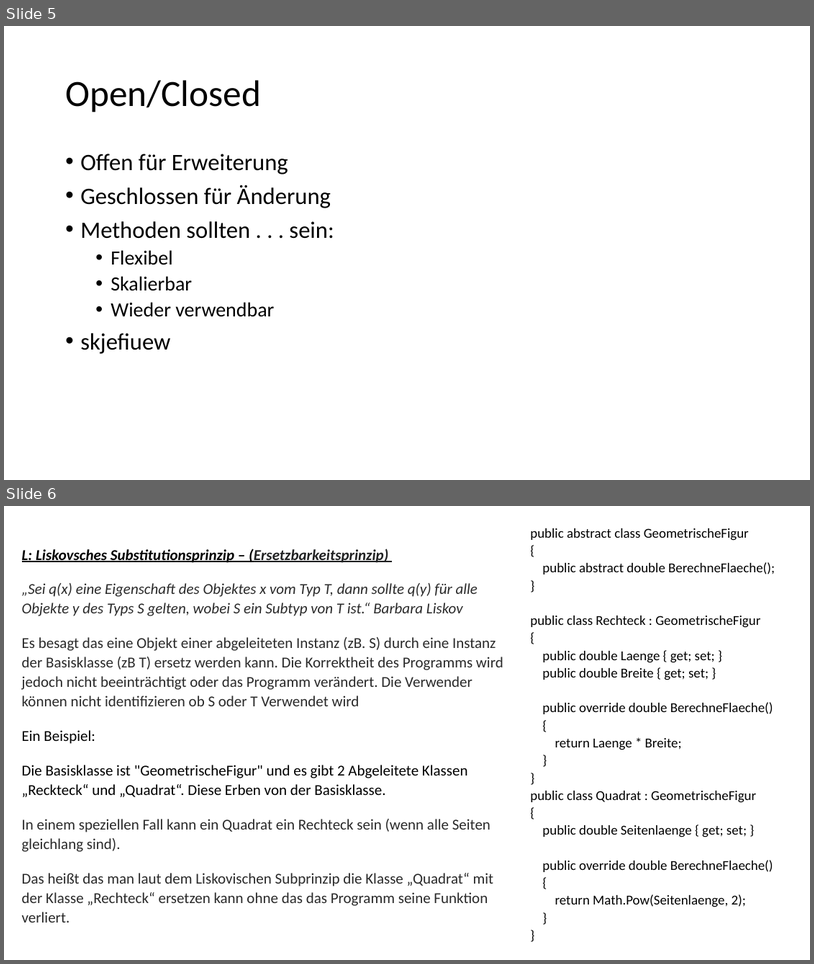
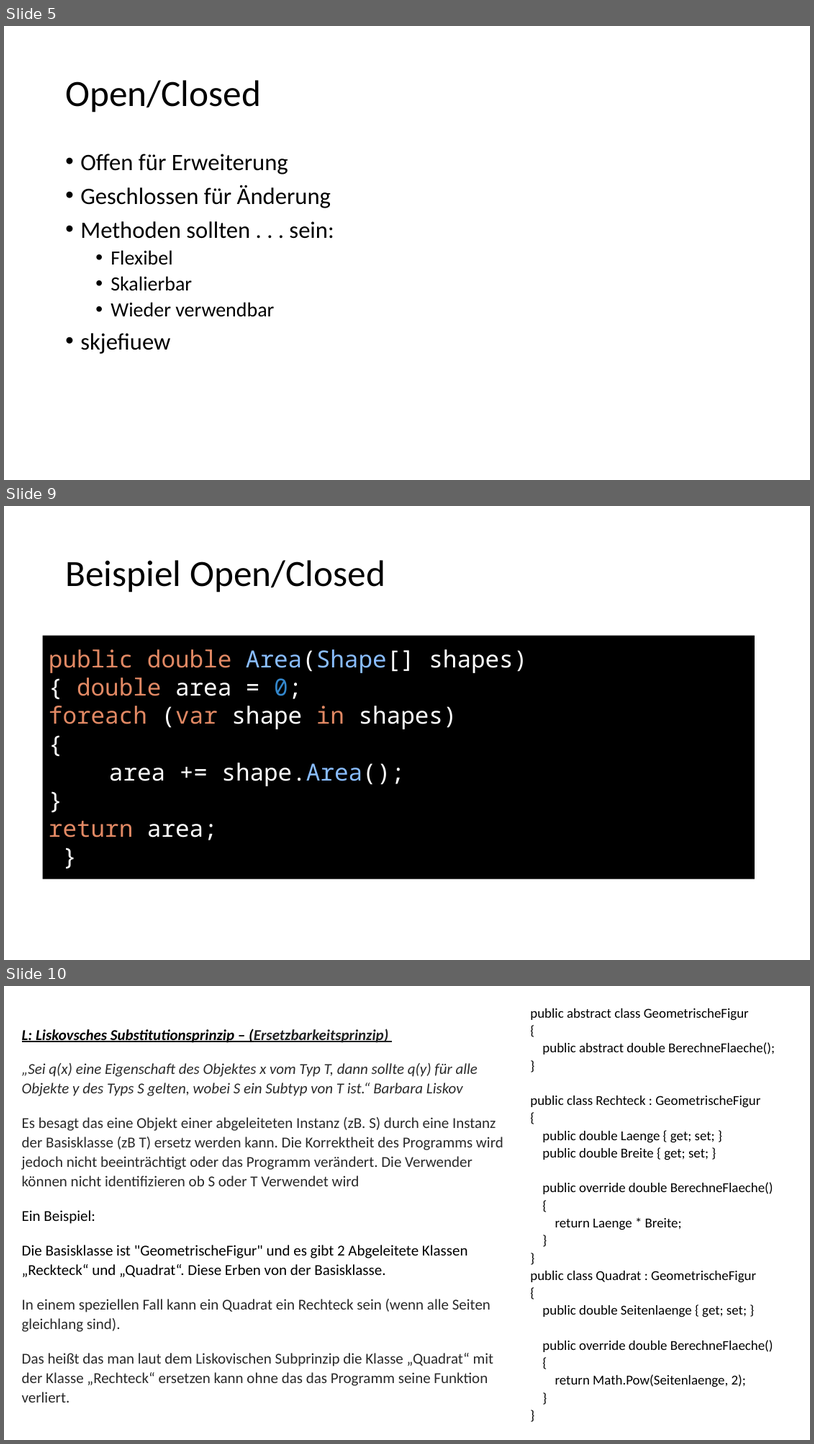
Before and after one commit to T0biasBerndt/SOLID-Pr-si, a slide deck: SOLID-präsi.pptx. Shown one above the other, each under a label of ours: slides 5 and 6 before the commit, slides 5, 9 and 10 after it; the slides between them are not shown. The pictures are 814x964 and 814x1444 pixels, drawn with LibreOffice and Linux fonts; fonts in the diff are those of the drawing. Boxes give left, top, right and bottom in pixels: in the first picture for what was removed or moved away, otherwise in the second. Text is boxed around its words. In the diff, an @@ line names an element or a change of style, - is before the commit and + after.

```diff
--- a/SOLID-präsi.pptx
+++ b/SOLID-präsi.pptx
@@ slide 9 added at bbox=[4, 506, 810, 960], background #FFFFFF @@
@@ title added at bbox=[65, 560, 386, 592], 44 pt, text #000000 @@
+Beispiel Open/Closed
@@ text added at bbox=[43, 633, 756, 882], fill #000000, 28 pt, text #FFFFFF @@
+public double Area(Shape[] shapes)
+{ double area = 0;
+foreach (var shape in shapes)
+{
+area += shape.Area();
+}
+return area;
+}
@@ what was slide 6 is now slide 10 @@
```
Also in this commit, not shown: 7 other slides added.
